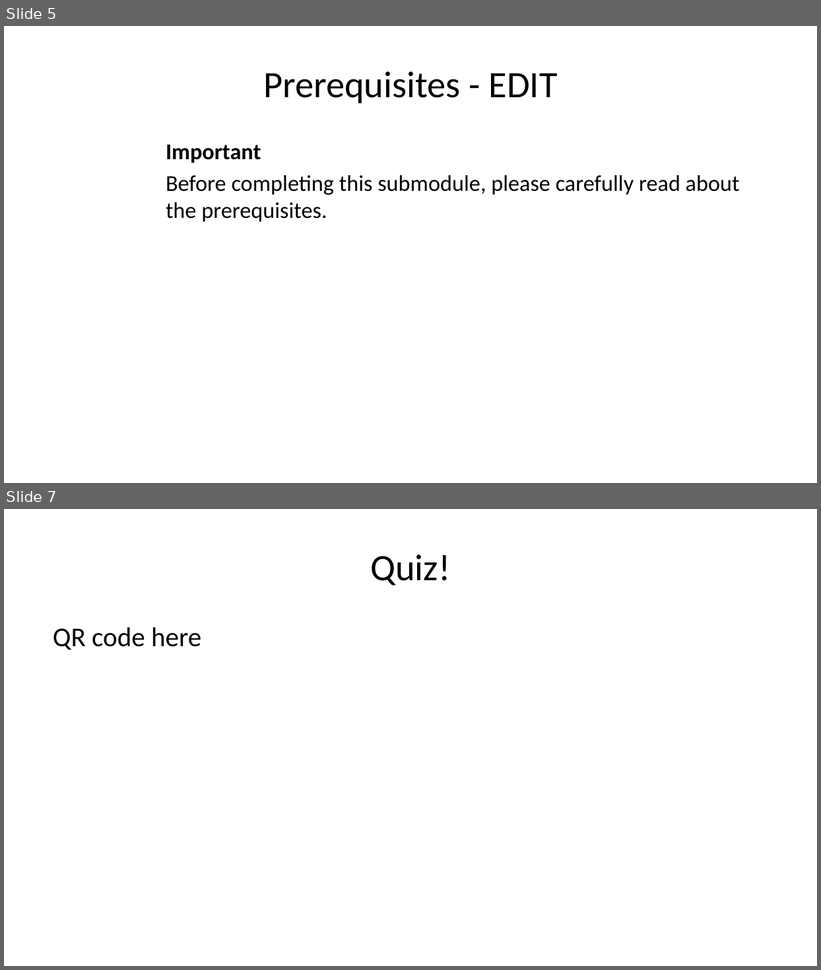
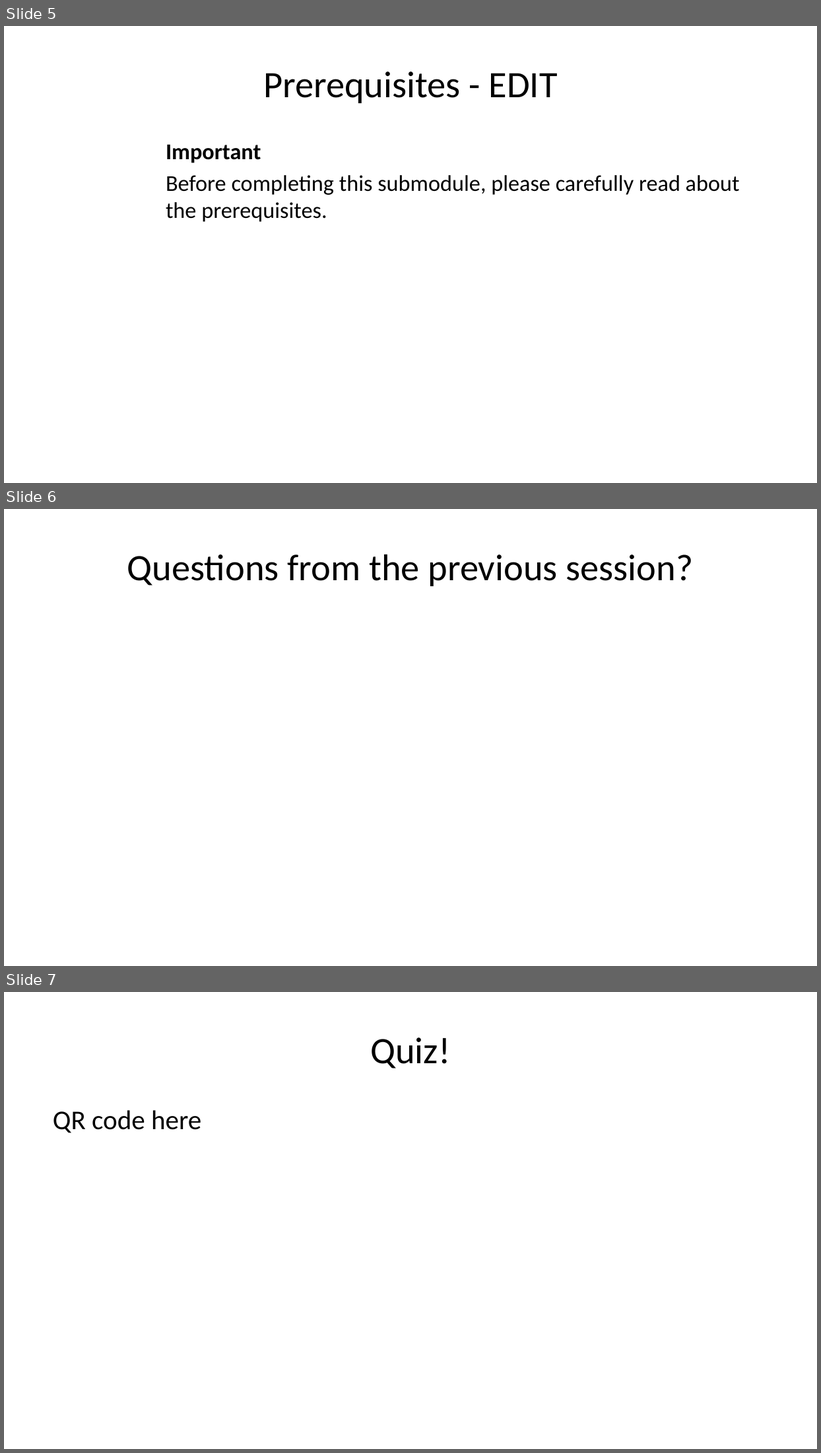
Before and after one commit to lmu-osc/train-the-trainer-student-track-OS, a slide deck: materials/OS-M1/OS-M1-S2-Credibility/OS-M1-S2-Credibility-slides.pptx. Shown one above the other, each under a label of ours: slides 5 and 7 before the commit, slides 5, 6 and 7 after it; the slides between them are not shown. The pictures are 821x970 and 821x1453 pixels, drawn with LibreOffice and Linux fonts; fonts in the diff are those of the drawing. Boxes give left, top, right and bottom in pixels: in the first picture for what was removed or moved away, otherwise in the second. Text is boxed around its words. In the diff, an @@ line names an element or a change of style, - is before the commit and + after.

```diff
--- a/materials/OS-M1/OS-M1-S2-Credibility/OS-M1-S2-Credibility-slides.pptx
+++ b/materials/OS-M1/OS-M1-S2-Credibility/OS-M1-S2-Credibility-slides.pptx
@@ slide 6 added at [4,509,817,966], background #FFFFFF @@
@@ title added at [127,554,694,586], 33 pt, text #000000 @@
+Questions from the previous session?
```
Also in this commit, not shown: 3 slides changed, 3 other slides added, 3 slides removed, 28 other files.
